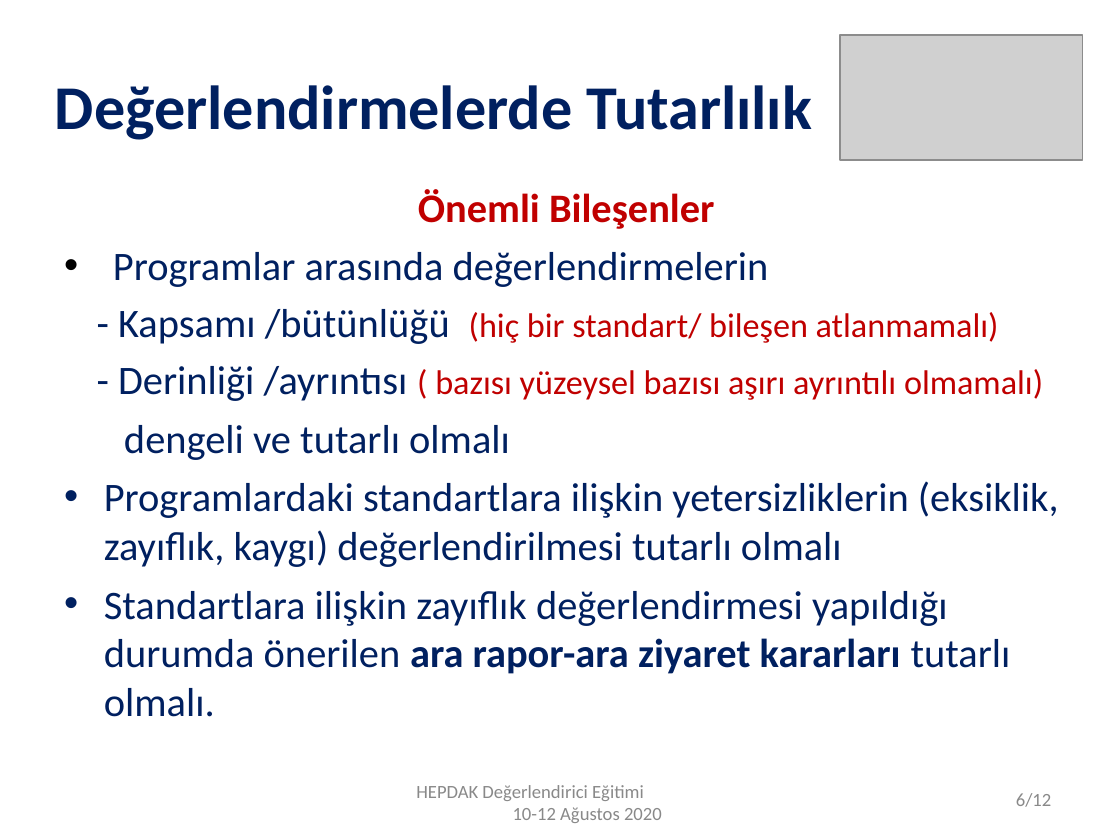
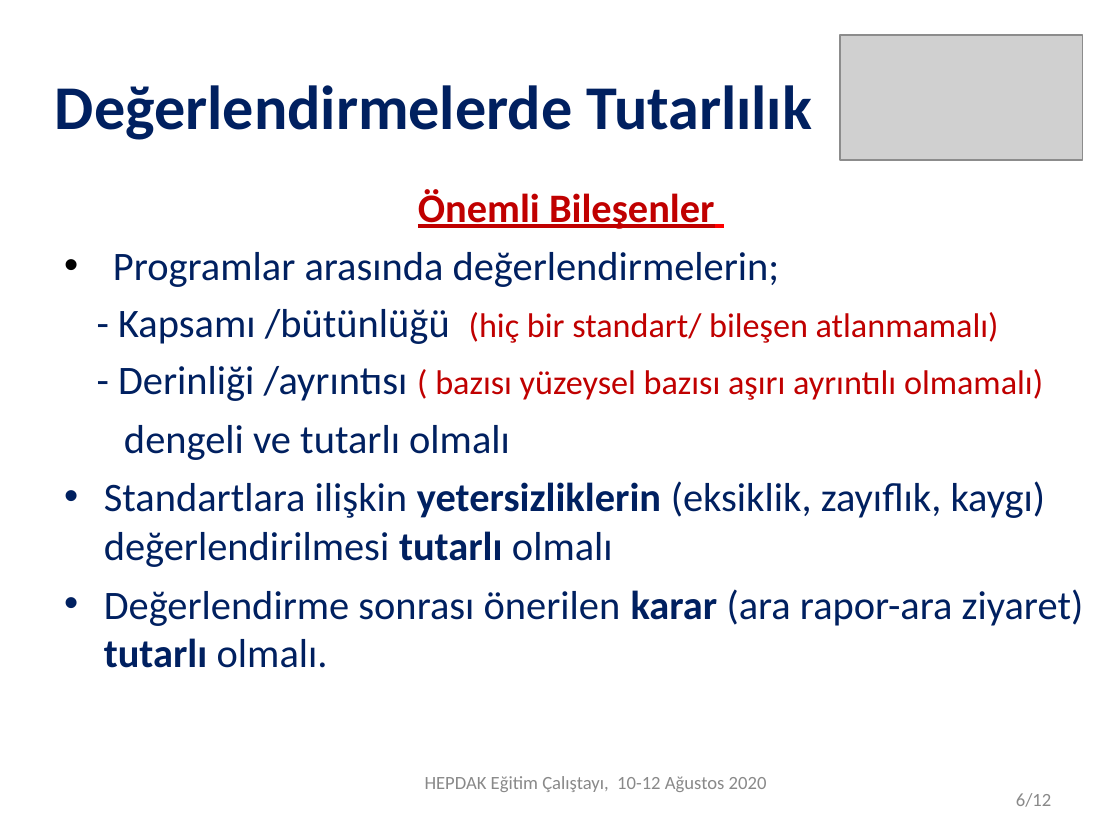
Before and after one commit to sametgolgeci/Hepdak-nextjs, a slide deck: slide 6 of public/doc/degerlendirici_egitim_5/8.tutarlılık.ppt (slide 4 before the commit). Drawn at 1120x840 pixels with LibreOffice and Linux fonts; fonts in the diff are those of the drawing; grey boxes stand for pictures. Boxes give left, top, right and bottom in pixels: in the first picture for what was removed or moved away, otherwise in the second. Text is boxed around its words. In the diff, an @@ line names an element or a change of style, - is before the commit and + after.

Commit message:
v.1.11.14
- Çalıştayın (2020-İzmir) 5. ve 8. dosyası güncellendi

```diff
--- a/public/doc/degerlendirici_egitim_5/8.tutarlılık.ppt
+++ b/public/doc/degerlendirici_egitim_5/8.tutarlılık.ppt
@@ text at bbox=[418, 189, 715, 229]: underline on in "Önemli Bileşenler" @@
@@ text at bbox=[113, 252, 780, 287]: text changed @@
-• Programlar arasında değerlendirmelerin
+• Programlar arasında değerlendirmelerin;
@@ text at bbox=[104, 481, 1084, 668]: text changed @@
-• Programlardaki standartlara ilişkin yetersizliklerin (eksiklik, zayıflık, kaygı) değerlendirilmesi tutarlı olmalı
-• Standartlara ilişkin zayıflık değerlendirmesi yapıldığı durumda önerilen ara rapor-ara ziyaret kararları tutarlı olmalı.
+• Standartlara ilişkin yetersizliklerin (eksiklik, zayıflık, kaygı) değerlendirilmesi tutarlı olmalı
+• Değerlendirme sonrası önerilen karar (ara rapor-ara ziyaret) tutarlı olmalı.
@@ text at bbox=[425, 776, 767, 792]: text changed @@
-HEPDAK Değerlendirici Eğitimi 10-12 Ağustos 2020
+HEPDAK Eğitim Çalıştayı, 10-12 Ağustos 2020
```
Also in this commit, not shown: 9 other slides changed, 3 slides added, 1 other file.
